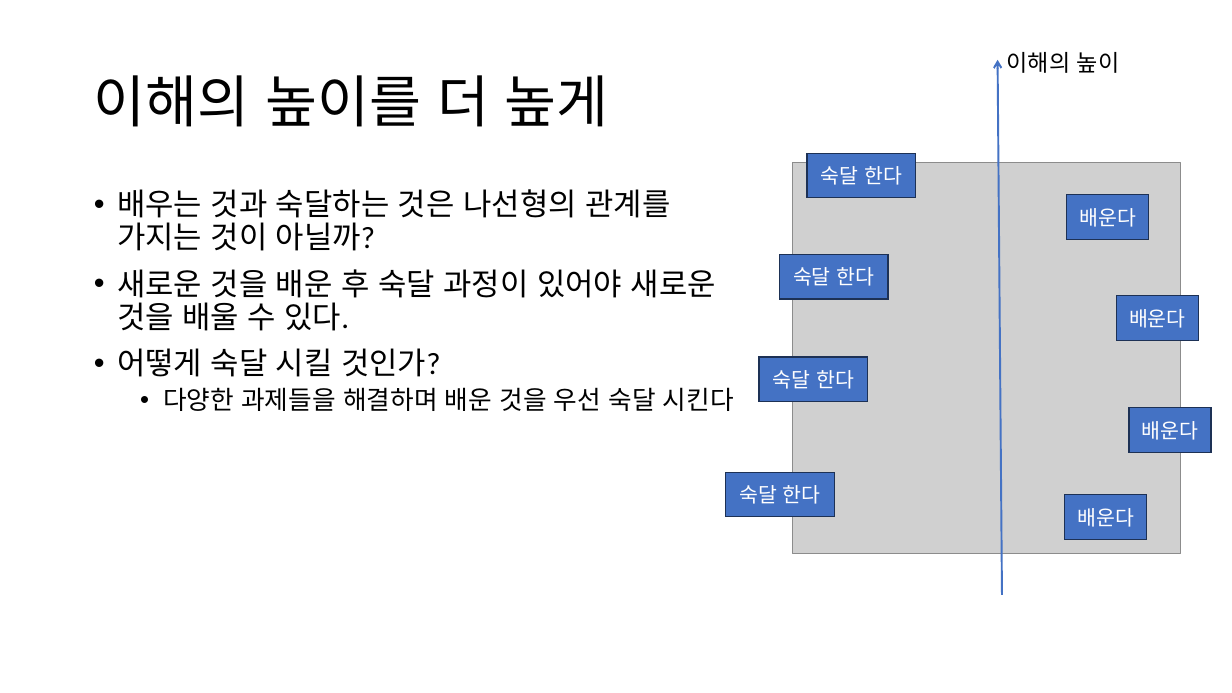
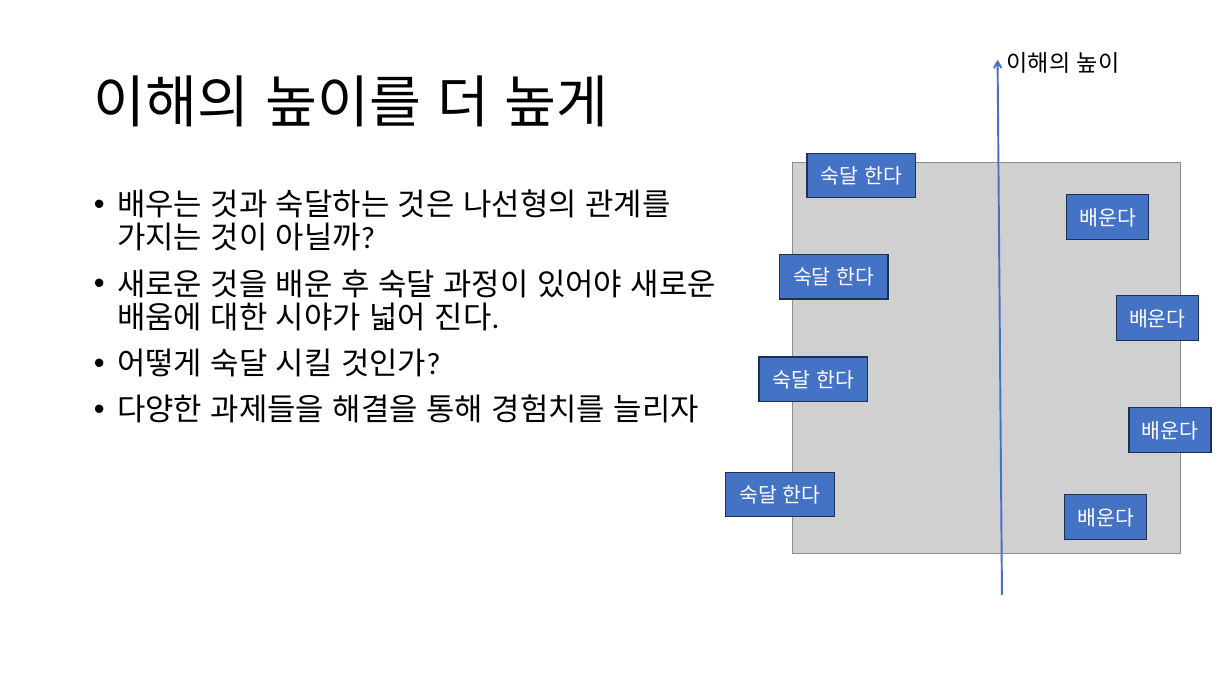
Before and after one commit to truthsj/ds4th_study, a slide deck: slide 5 of doc/텐초의 파이토치 딥러닝 특강/학습하는_조직.pptx. Drawn at 1232x693 pixels with LibreOffice and Linux fonts; fonts in the diff are those of the drawing; grey boxes stand for pictures. Boxes give left, top, right and bottom in pixels: in the first picture for what was removed or moved away, otherwise in the second. Text is boxed around its words. In the diff, an @@ line names an element or a change of style, - is before the commit and + after.

```diff
--- a/doc/텐초의 파이토치 딥러닝 특강/학습하는_조직.pptx
+++ b/doc/텐초의 파이토치 딥러닝 특강/학습하는_조직.pptx
@@ text at (x1=117, y1=269, x2=716, y2=331): text changed @@
-• 새로운 것을 배운 후 숙달 과정이 있어야 새로운 것을 배울 수 있다.
+• 새로운 것을 배운 후 숙달 과정이 있어야 새로운 배움에 대한 시야가 넓어 진다.
@@ text at (x1=117, y1=394, x2=699, y2=423): text changed; size 20 to 24 pt @@
-  • 다양한 과제들을 해결하며 배운 것을 우선 숙달 시킨다
+• 다양한 과제들을 해결을 통해 경험치를 늘리자
```
Also in this commit, not shown: 3 other slides changed, 6 other files.
